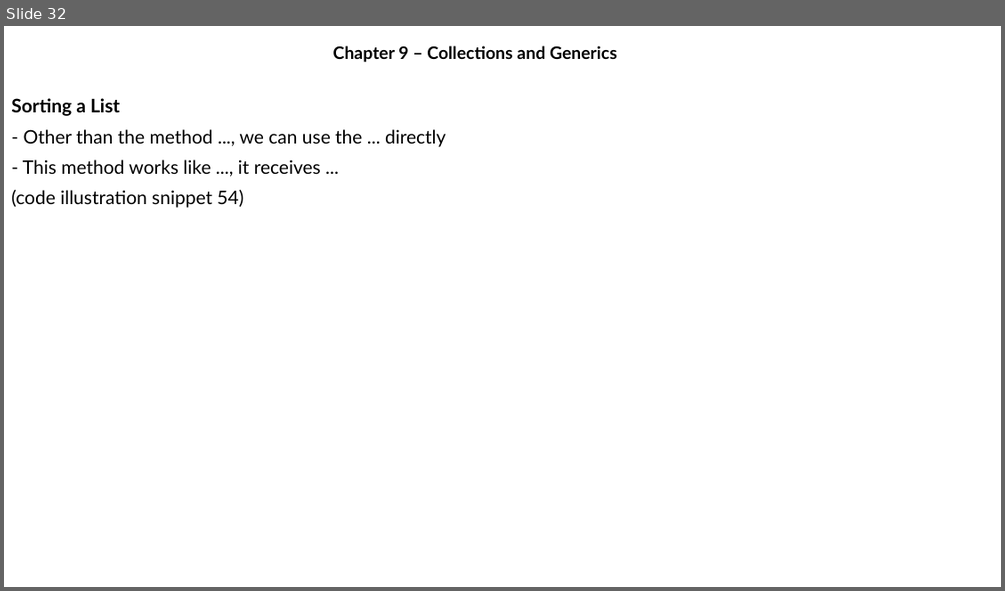
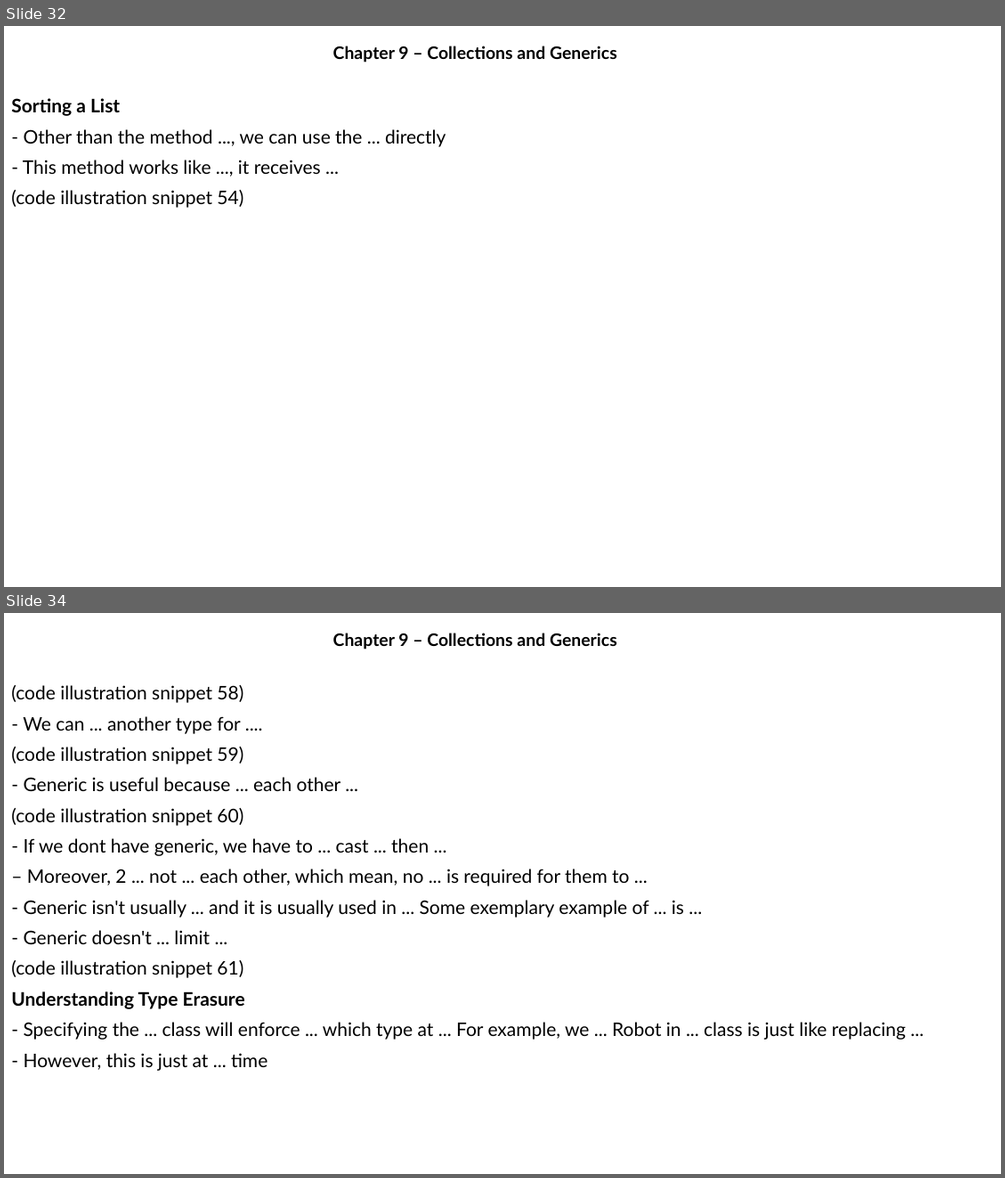
Before and after one commit to MaiDinhVinh/CS-Java, a slide deck: OCP17/old progress/Chapter 9 - Collections and Generics.pptx. Shown one above the other, each under a label of ours: slide 32 before the commit, slides 32 and 34 after it; the slides between them are not shown. The pictures are 1005x591 and 1005x1178 pixels, drawn with LibreOffice and Linux fonts; fonts in the diff are those of the drawing. Boxes give left, top, right and bottom in pixels: in the first picture for what was removed or moved away, otherwise in the second. Text is boxed around its words. In the diff, an @@ line names an element or a change of style, - is before the commit and + after.

```diff
--- a/OCP17/old progress/Chapter 9 - Collections and Generics.pptx
+++ b/OCP17/old progress/Chapter 9 - Collections and Generics.pptx
@@ slide 34 added at [4, 613, 1001, 1174], background #FFFFFF @@
@@ subtitle added at [333, 633, 617, 649], 16.6 pt, text #000000, bold @@
+Chapter 9 – Collections and Generics
@@ text added at [11, 685, 906, 1070], 18 pt, text #000000 @@
+(code illustration snippet 58)
+- We can ... another type for ....
+(code illustration snippet 59)
+- Generic is useful because ... each other ...
+(code illustration snippet 60)
+- If we dont have generic, we have to ... cast ... then ...
+– Moreover, 2 ... not ... each other, which mean, no ... is required for them to ...
+- Generic isn't usually ... and it is usually used in ... Some exemplary example of ... is ...
+- Generic doesn't ... limit ...
+(code illustration snippet 61)
+Understanding Type Erasure
+- Specifying the ... class will enforce ... which type at ... For example, we ... Robot in ... class is just like replacing ...
+- However, this is just at ... time
```
Also in this commit, not shown: 9 other slides added.
